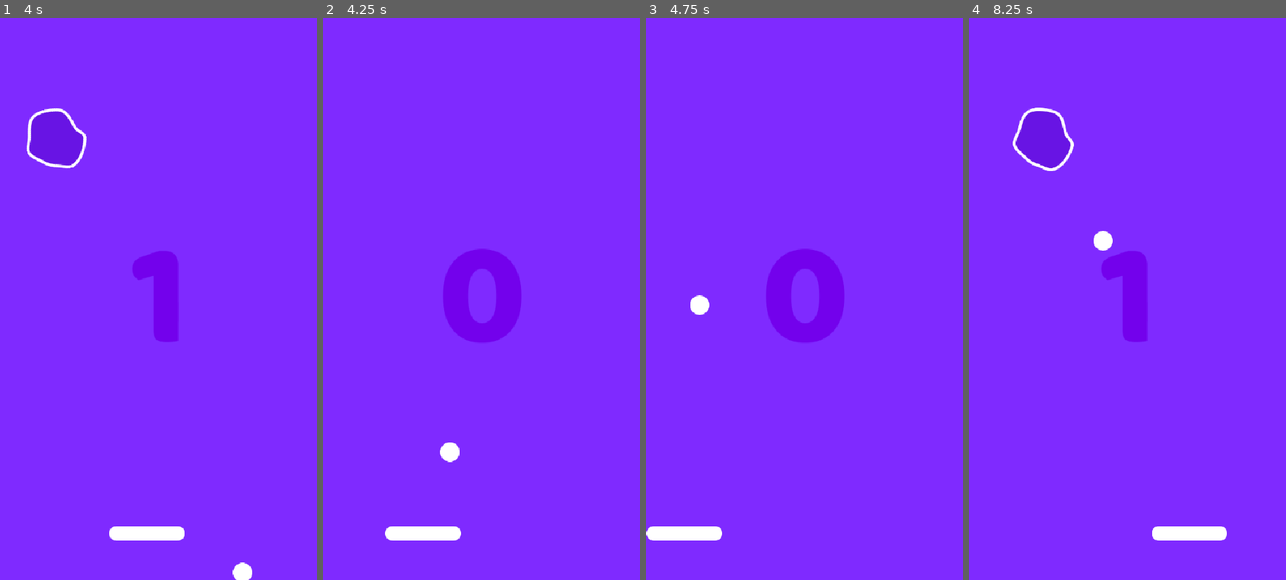
Above: before the commit, frames 1-4 (left to right).
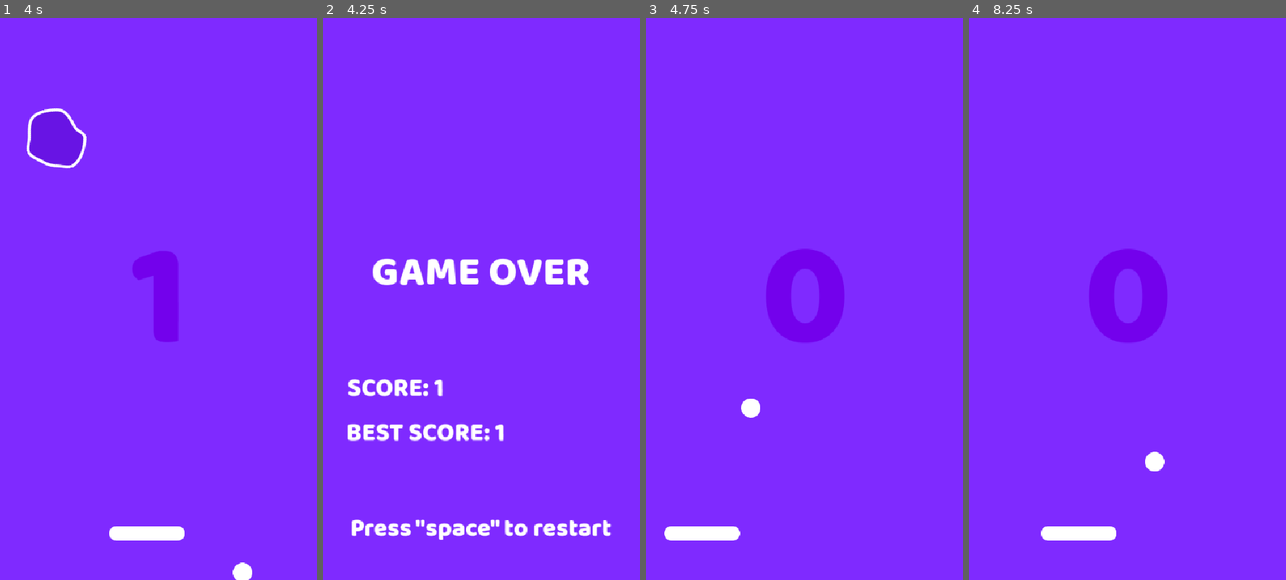
Above: after the commit, the same moments.

Repository: woliveiras/space-pong
Game: Godot game, scene res://Scenes/game.tscn
Same seed, same stepped clock (60 frames per second), same inputs: the game is played once before the commit and once after it. Sound files missing from this copy of the repository are replaced by a short silence.
Inputs:
- Up to frame 1 (4 s): tap Space (Start) at 0.5, 1.35, 2.85 s; hold Right (MoveRight) 0.53-1.28 s; hold Space (Start) 0.53-1.28 s; hold Left (MoveLeft) 1.28-2.03 s; hold Space (Start) 2.03-2.78 s; hold Right (MoveRight) 2.03-3.53 s; hold Left (MoveLeft) from 3.53 s (still down); hold Space (Start) from 3.53 s (still down)
- Up to frame 2 (4.25 s): keep holding Left (MoveLeft); keep holding Space (Start)
- Up to frame 3 (4.75 s): keep holding Left (MoveLeft); release Space (Start) at 4.28 s; tap Space (Start) at 4.35 s
- Up to frame 4 (8.25 s): tap Space (Start) at 5, 5.85, 6.5, 7.35 s; hold Space (Start) 5.03-5.78 s; release Left (MoveLeft) at 5.78 s; hold Right (MoveRight) 5.78-8.03 s; hold Space (Start) 6.53-7.28 s; hold Left (MoveLeft) from 8.03 s (still down); hold Space (Start) from 8.03 s (still down)

Frame 1 is identical in both runs. In frame 2, 7.3% of the frame differs, in the area x 7-92%, y 41-93%; in frame 3, 0.6%; in frame 4, 5.3%.

Commit message:
feat: add game over screen

Diff:
--- a/Scenes/game.tscn
+++ b/Scenes/game.tscn
@@ -7,6 +7,7 @@
 [ext_resource type="PackedScene" uid="uid://dy0asu8ysf0yi" path="res://Scenes/ball.tscn" id="3_wrm1d"]
 [ext_resource type="AudioStream" uid="uid://bwhwjpcetfma3" path="res://Sounds/Fundo.wav" id="6_i6g32"]
 [ext_resource type="AudioStream" uid="uid://bdi2yc24jffq2" path="res://Sounds/LevelUp.wav" id="7_1l0tm"]
+[ext_resource type="PackedScene" uid="uid://bf2h2rkxvronh" path="res://Scenes/game_over.tscn" id="8_v158k"]
 
 [sub_resource type="LabelSettings" id="LabelSettings_wowpa"]
 font = ExtResource("3_wowpa")
@@ -120,5 +121,8 @@
 stream = ExtResource("7_1l0tm")
 volume_db = -14.758
 
+[node name="GameOver" parent="." instance=ExtResource("8_v158k")]
+visible = false
+
 [connection signal="body_entered" from="Holle" to="." method="_on_holle_body_entered"]
 [connection signal="timeout" from="TimerSpawner" to="." method="_on_timer_spawner_timeout"]
--- /dev/null
+++ b/Scenes/game_over.tscn
@@ -0,0 +1,65 @@
+[gd_scene load_steps=7 format=3 uid="uid://bf2h2rkxvronh"]
+
+[ext_resource type="Texture2D" uid="uid://i5ehetxqnygp" path="res://Sprites/Fundo1.png" id="1_8fo1c"]
+[ext_resource type="Script" uid="uid://clvhavonmct8d" path="res://Scripts/game_over.gd" id="1_ek8ke"]
+[ext_resource type="FontFile" uid="uid://cvluq8vfticwo" path="res://Fonts/BalooThambi2-ExtraBold.ttf" id="2_ek8ke"]
+
+[sub_resource type="LabelSettings" id="LabelSettings_ek8ke"]
+font = ExtResource("2_ek8ke")
+font_size = 70
+
+[sub_resource type="LabelSettings" id="LabelSettings_eoghk"]
+font = ExtResource("2_ek8ke")
+font_size = 43
+
+[sub_resource type="LabelSettings" id="LabelSettings_8fo1c"]
+font = ExtResource("2_ek8ke")
+font_size = 42
+
+[node name="GameOver" type="Node2D"]
+script = ExtResource("1_ek8ke")
+
+[node name="Background" type="Sprite2D" parent="."]
+texture = ExtResource("1_8fo1c")
+centered = false
+
+[node name="Message" type="Label" parent="."]
+offset_left = 77.0
+offset_top = 380.0
+offset_right = 461.0
+offset_bottom = 483.0
+text = "Game over"
+label_settings = SubResource("LabelSettings_ek8ke")
+horizontal_alignment = 1
+vertical_alignment = 1
+uppercase = true
+
+[node name="Score" type="Label" parent="."]
+offset_left = 41.0
+offset_top = 583.0
+offset_right = 515.0
+offset_bottom = 685.0
+text = "Score: 0"
+label_settings = SubResource("LabelSettings_eoghk")
+vertical_alignment = 1
+uppercase = true
+
+[node name="BestScore" type="Label" parent="."]
+offset_left = 39.0
+offset_top = 659.0
+offset_right = 513.0
+offset_bottom = 761.0
+text = "Best score: 0"
+label_settings = SubResource("LabelSettings_eoghk")
+vertical_alignment = 1
+uppercase = true
+
+[node name="Restart" type="Label" parent="."]
+offset_left = 31.0
+offset_top = 810.0
+offset_right = 507.0
+offset_bottom = 934.0
+text = "Press \"space\" to restart"
+label_settings = SubResource("LabelSettings_8fo1c")
+horizontal_alignment = 1
+vertical_alignment = 1
--- a/Scripts/game.gd
+++ b/Scripts/game.gd
@@ -7,7 +7,9 @@
 @onready var background = $Background
 @onready var audio_level_up = $AudioLevelUP
 
+var game_is_over: bool = false
 var asteroid_scene = preload("res://Scenes/asteroid.tscn")
+var game_over = preload("res://Scenes/game_over.tscn")
 var res_asteroids = {}
 var res_backgrounds = {}
 var res_labels = {}
@@ -20,15 +22,30 @@
 	preload_resourses()
 
 func _process(delta: float) -> void:
-	if ball.started:
-		label_pongs.visible = true
-		label_tutorial.visible = false
-		check_pongs(ball.pongs)
+		if is_instance_valid(ball) and ball.started:
+				label_pongs.visible = true
+				label_tutorial.visible = false
+				check_pongs(ball.pongs)
 
-	label_pongs.text = str(ball.pongs)
+		if is_instance_valid(ball):
+				label_pongs.text = str(ball.pongs)
 
 func _on_holle_body_entered(body: Node2D) -> void:
-	call_deferred("reload_scene")
+		if !game_is_over:
+				game_is_over = true
+
+				var final_score = 0
+				if is_instance_valid(ball):
+						final_score = ball.pongs
+						ball.queue_free()
+
+				var game_over_instance = game_over.instantiate()
+				get_tree().get_root().add_child(game_over_instance)
+
+				await get_tree().process_frame
+
+				if is_instance_valid(game_over_instance) and game_over_instance.has_method("set_score"):
+						game_over_instance.set_score(final_score)
 
 func reload_scene():
 	get_tree().reload_current_scene()
@@ -37,20 +54,20 @@
 	spawn_asteroid()
 
 func spawn_asteroid():
-	if (ball.started == true):
-		var positions_list = positions.get_children()
-		var spawn_position = positions_list.pick_random()
+		if is_instance_valid(ball) and ball.started:
+				var positions_list = positions.get_children()
+				var spawn_position = positions_list.pick_random()
 
-		if (spawn_position != last_position):
-			var asteroid_instance = asteroid_scene.instantiate()
-			asteroid_instance.global_position = spawn_position.position
-			if (new_asteroid_color != null):
-				asteroid_instance.get_node("Sprite2D").texture = new_asteroid_color
+				if spawn_position != last_position:
+						var asteroid_instance = asteroid_scene.instantiate()
+						asteroid_instance.global_position = spawn_position.position
+						if new_asteroid_color != null:
+								asteroid_instance.get_node("Sprite2D").texture = new_asteroid_color
 
-			add_child(asteroid_instance)
-			last_position = spawn_position
-		else:
-			spawn_asteroid()
+						add_child(asteroid_instance)
+						last_position = spawn_position
+				else:
+						spawn_asteroid()
 
 func preload_resourses():
 	res_asteroids = {
@@ -81,28 +98,29 @@
 	}
 
 func check_pongs(pongs):
-	if (pongs != last_pongs and pongs % 10 == 0):
-		match pongs:
-			0:
-				update_colors("1", "1")
-			10:
-				update_colors("2", "2")
-				update_asteroids("2")
-			20:
-				update_colors("3", "3")
-				update_asteroids("3")
-			30:
-				update_colors("4", "4")
-				update_asteroids("4")
-			40:
-				update_colors("5", "5")
-				update_asteroids("5")
-			50:
-				update_colors("6", "6")
-				update_asteroids("6")
-		last_pongs = pongs
+		if is_instance_valid(ball) and (pongs != last_pongs and pongs % 10 == 0):
+				match pongs:
+						0:
+								update_colors("1", "1")
+						10:
+								update_colors("2", "2")
+								update_asteroids("2")
+						20:
+								update_colors("3", "3")
+								update_asteroids("3")
+						30:
+								update_colors("4", "4")
+								update_asteroids("4")
+						40:
+								update_colors("5", "5")
+								update_asteroids("5")
+						50:
+								update_colors("6", "6")
+								update_asteroids("6")
+				last_pongs = pongs
 
-		if pongs != 0: audio_level_up.play()
+				if pongs != 0:
+						audio_level_up.play()
 
 func update_colors(key_label, key_background):
 	label_pongs.label_settings.font_color = res_labels[key_label]
--- /dev/null
+++ b/Scripts/game_over.gd
@@ -0,0 +1,42 @@
+extends Node2D
+
+@onready var score_label = $Score
+@onready var best_score_label = $BestScore
+
+func _ready():
+	if score_label:
+		var best_score = load_best_score()
+		best_score_label.text = "BEST SCORE: " + str(best_score)
+
+func set_score(score: int):
+	if score_label:
+		score_label.text = "SCORE: " + str(score)
+		update_best_score(score)
+
+func update_best_score(current_score: int):
+	var best_score = load_best_score()
+	if current_score > best_score:
+		save_best_score(current_score)
+		if best_score_label:
+			best_score_label.text = "BEST SCORE: " + str(current_score)
+
+func save_best_score(score: int):
+	var save_file = FileAccess.open("user://best_score.dat", FileAccess.WRITE)
+	if save_file:
+		save_file.store_var(score)
+		save_file.close()
+
+func load_best_score() -> int:
+	var save_file = FileAccess.open("user://best_score.dat", FileAccess.READ)
+	var best_score = 0
+
+	if save_file:
+		best_score = save_file.get_var()
+		save_file.close()
+	if typeof(best_score) == TYPE_INT:
+		return best_score
+	return 0
+
+func _input(event):
+	if event.is_action_pressed("Start") and visible:
+		get_tree().reload_current_scene()
--- a/Scripts/player.gd
+++ b/Scripts/player.gd
@@ -9,10 +9,11 @@
 func _physics_process(delta: float) -> void:
 	velocity.x = 0
 
-	if Input.is_action_pressed("MoveLeft") and ball.started == true:
-		velocity.x -= speed
+	if is_instance_valid(ball) and ball.started:
+		if Input.is_action_pressed("MoveLeft"):
+			velocity.x -= speed
 
-	if Input.is_action_pressed("MoveRight") and ball.started == true:
-		velocity.x += speed
+		if Input.is_action_pressed("MoveRight"):
+			velocity.x += speed
 
 	move_and_collide(velocity * delta)
Not shown: 1 places in Scenes/game.tscn that only renumber resources
Not shown, added: Scripts/game_over.gd.uid
